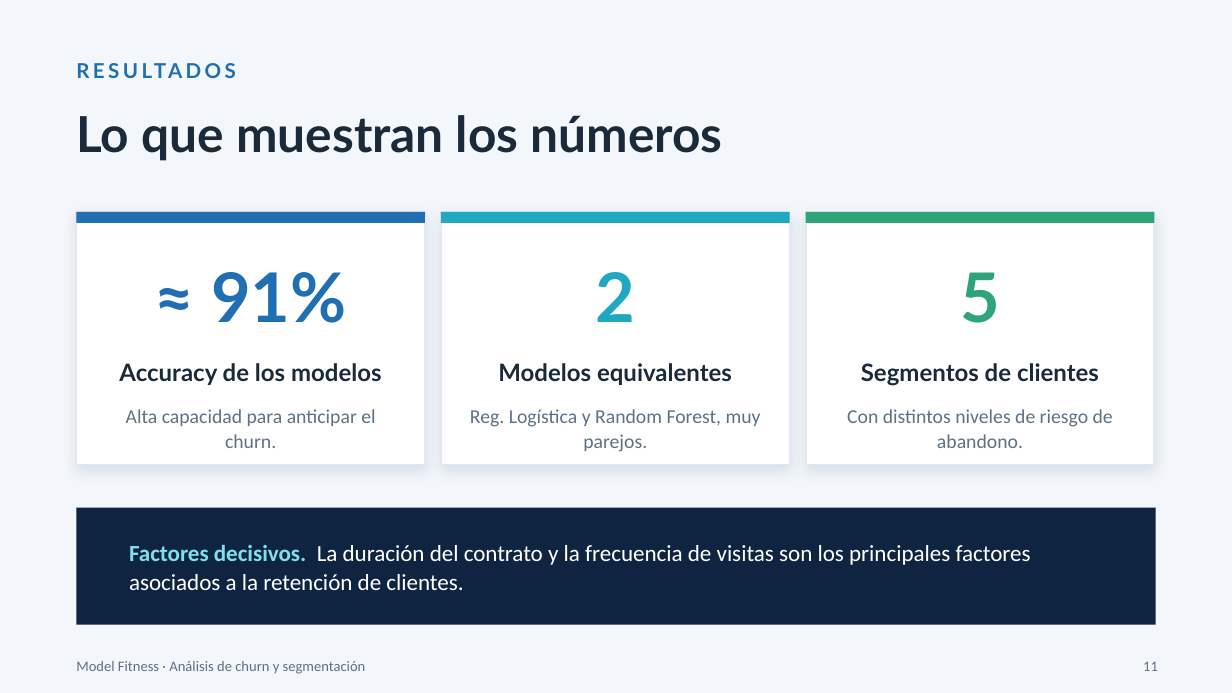
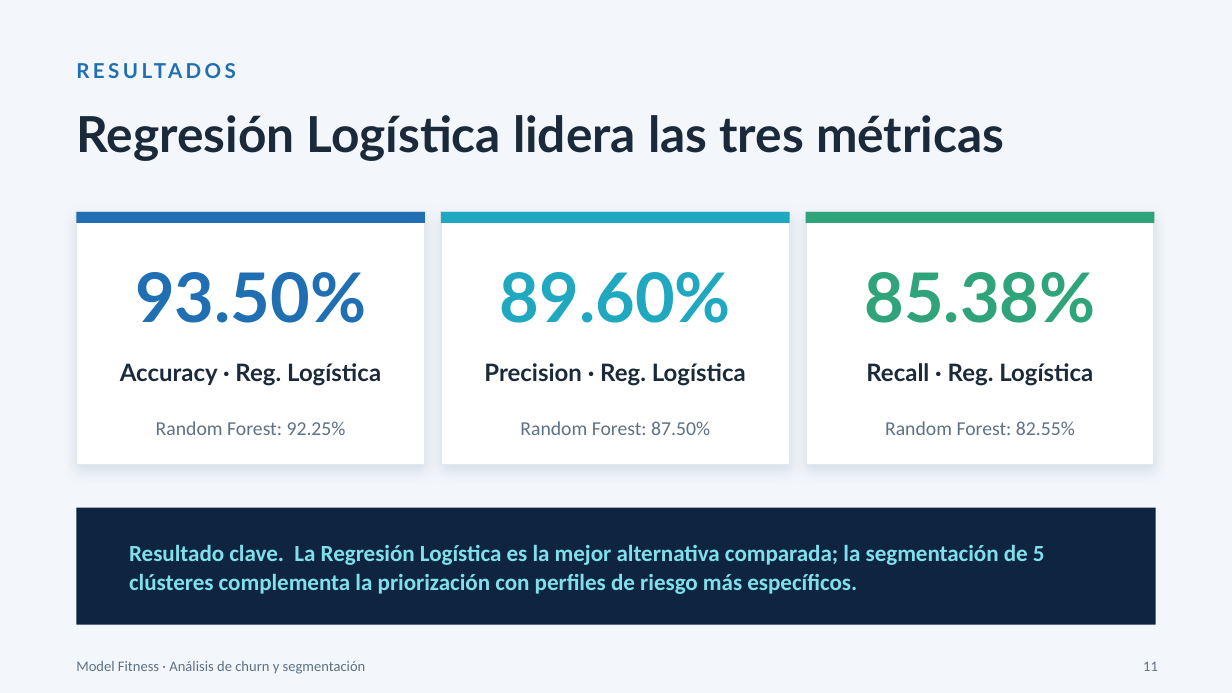
Before and after one commit to Fernando-a19/model_fitness_churn_analysis, a slide deck: slide 11 of docs/Analisís de cancelación.pptx. Drawn at 1232x693 pixels with LibreOffice and Linux fonts; fonts in the diff are those of the drawing. Boxes give left, top, right and bottom in pixels: in the first picture for what was removed or moved away, otherwise in the second. Text is boxed around its words. In the diff, an @@ line names an element or a change of style, - is before the commit and + after.

Commit message:
Update Model Fitness analysis and documentation

```diff
--- a/docs/Analisís de cancelación.pptx
+++ b/docs/Analisís de cancelación.pptx
@@ title at [76,115,1004,161]: text changed @@
-Lo que muestran los números
+Regresión Logística lidera las tres métricas
@@ text at [135,272,366,323]: text changed @@
-≈ 91%
+93.50%
@@ text at [500,272,731,323]: text changed @@
-2
+89.60%
@@ text at [865,272,1096,323]: text changed @@
-5
+85.38%
@@ text at [120,363,381,386]: text changed @@
-Accuracy de los modelos
+Accuracy · Reg. Logística
@@ text at [484,363,746,386]: text changed @@
-Modelos equivalentes
+Precision · Reg. Logística
@@ text at [866,363,1093,386]: text changed @@
-Segmentos de clientes
+Recall · Reg. Logística
@@ text at [156,421,346,435]: text changed @@
-Alta capacidad para anticipar el churn.
+Random Forest: 92.25%
@@ text at [520,421,710,435]: text changed @@
-Reg. Logística y Random Forest, muy parejos.
+Random Forest: 87.50%
@@ text at [885,421,1075,435]: text changed @@
-Con distintos niveles de riesgo de abandono.
+Random Forest: 82.55%
@@ text at [129,545,1045,594]: text changed; text colour #FFFFFF to #7FE0EC; bold on @@
-Factores decisivos. La duración del contrato y la frecuencia de visitas son los principales factores asociados a la retención de clientes.
+Resultado clave. La Regresión Logística es la mejor alternativa comparada; la segmentación de 5 clústeres complementa la priorización con perfiles de riesgo más específicos.
```
Also in this commit, not shown: 13 other slides changed, 3 other files.
